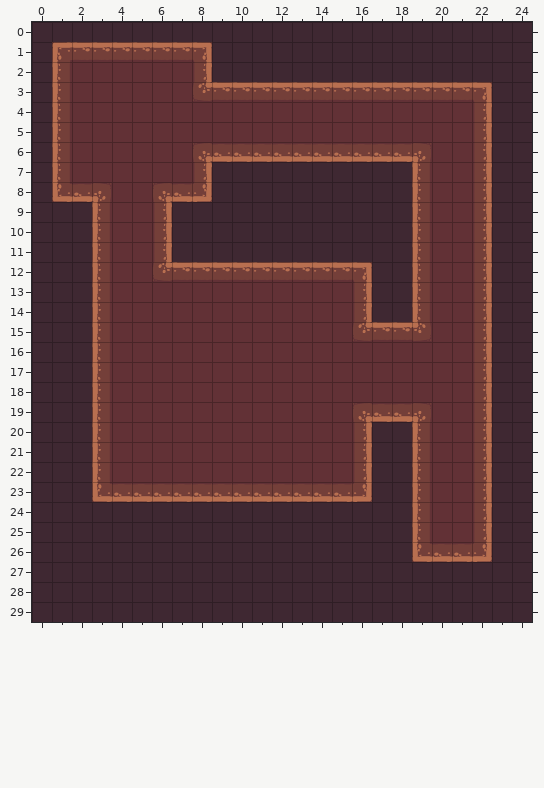
An edit to a level. Tiled map, tilesets/template.tmx. That is the earlier state.
Cells are 64x64 px. Shown: x 0..24, y 0..29.
New version:
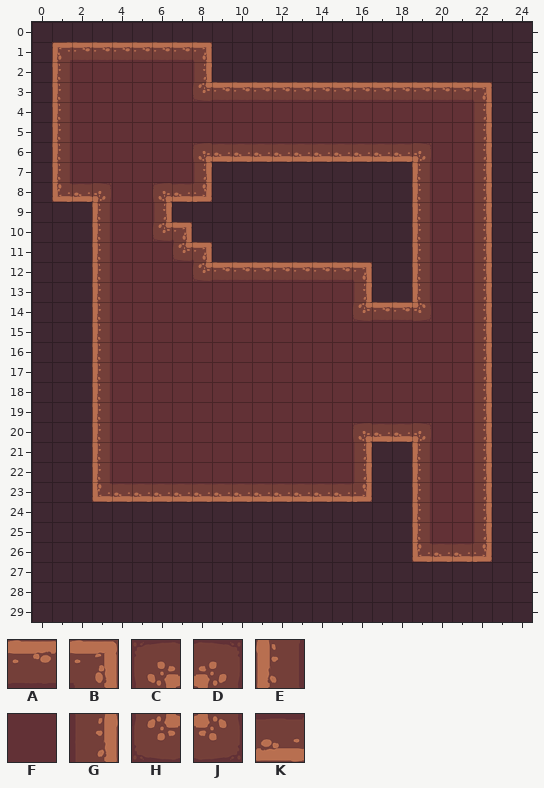
Key: from "template": A 1, B 2, C 3, D 4, E 8, F 9, G 10, H 11, J 12, K 17.
_ is an empty cell.
Tiles replaced or removed in this view: A, C, D, E, G, H, J, K.
Change:
Changed rows in their new state; . is an unchanged cell.
Layer "demo":
first column x 6:
10 HB............
11 FHB...........
12 FFH...........
14 ..........HAAJ
15 ..........FFFF
first column x 16:
19 FFFF
20 CKKD
Boxes around the changes in both pictures, in picture pixels (x1, y1, x2, y2):
changed: (153, 222, 212, 281)
changed: (353, 302, 431, 341)
changed: (353, 403, 431, 442)
